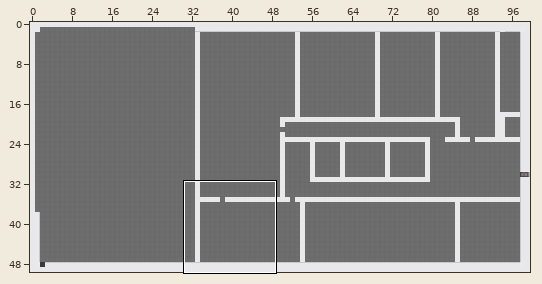
Tiled map (JSON) -- map/balticOffice.json. The picture above shows the old version from afar; the outline marks the close-up.
Close-up. Earlier state:
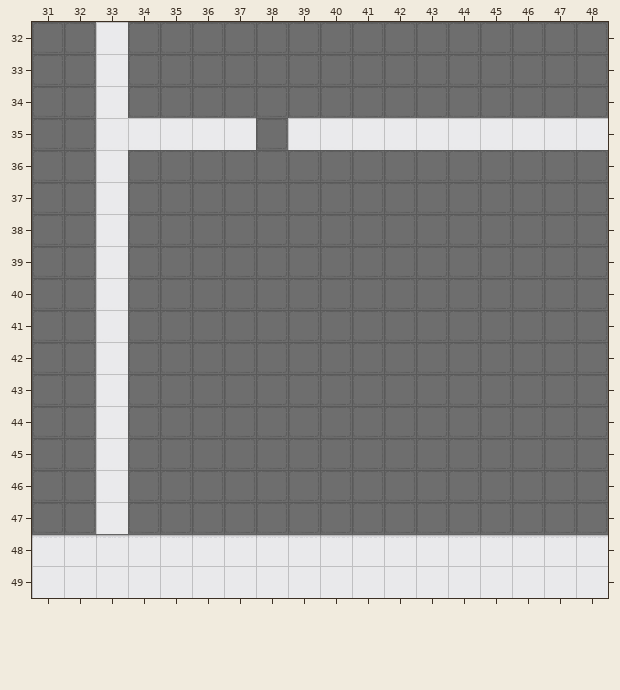
Cells are 32x32 px. Shown: x 31..48, y 32..49. The commit also changed other parts of the map, which this record leaves out.
The same view after the edit:
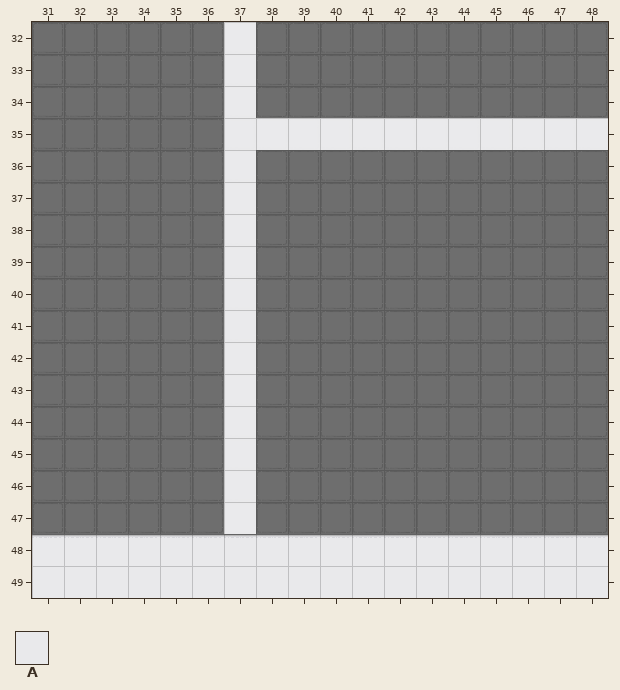
Key: from "cija_32x32_expansion for Pipoy": A 721.
_ is an empty cell, . an unchanged one.
From old to new:
--- layer "bottomWall"
@@ x 33..38 @@
-32 A..._.
-33 A..._.
-34 A..._.
-35 AAAA._
-36 A..._.
-37 A..._.
-38 A..._.
-39 A..._.
-40 A..._.
-41 A..._.
-42 A..._.
-43 A..._.
-44 A..._.
-45 A..._.
-46 A..._.
-47 A..._.
+32 _...A.
+33 _...A.
+34 _...A.
+35 ____.A
+36 _...A.
+37 _...A.
+38 _...A.
+39 _...A.
+40 _...A.
+41 _...A.
+42 _...A.
+43 _...A.
+44 _...A.
+45 _...A.
+46 _...A.
+47 _...A.
Where, in picture pixels (left, top, right, bottom), the same in both close-ups:
changed: (96, 22, 288, 534)
